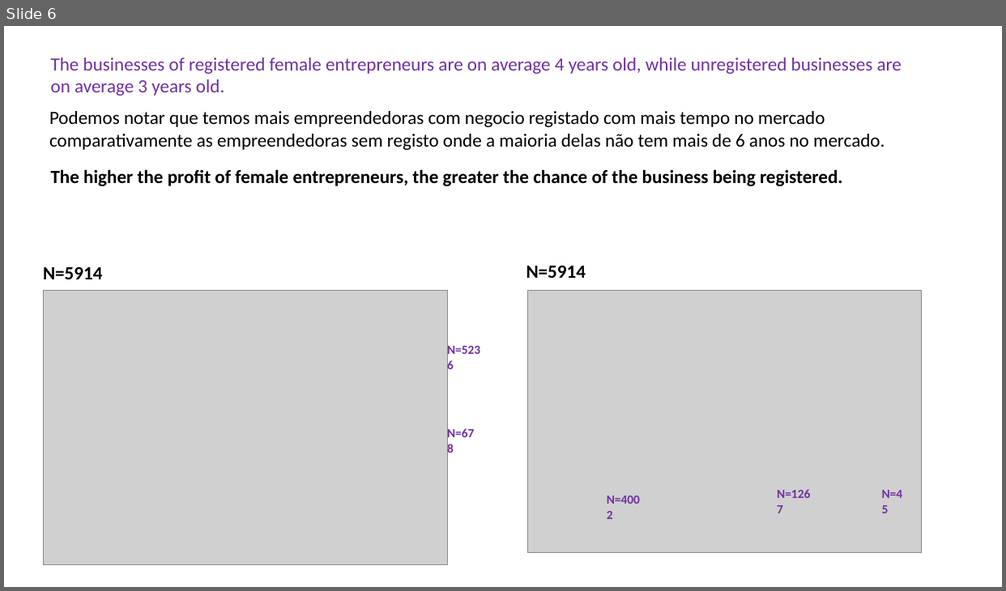
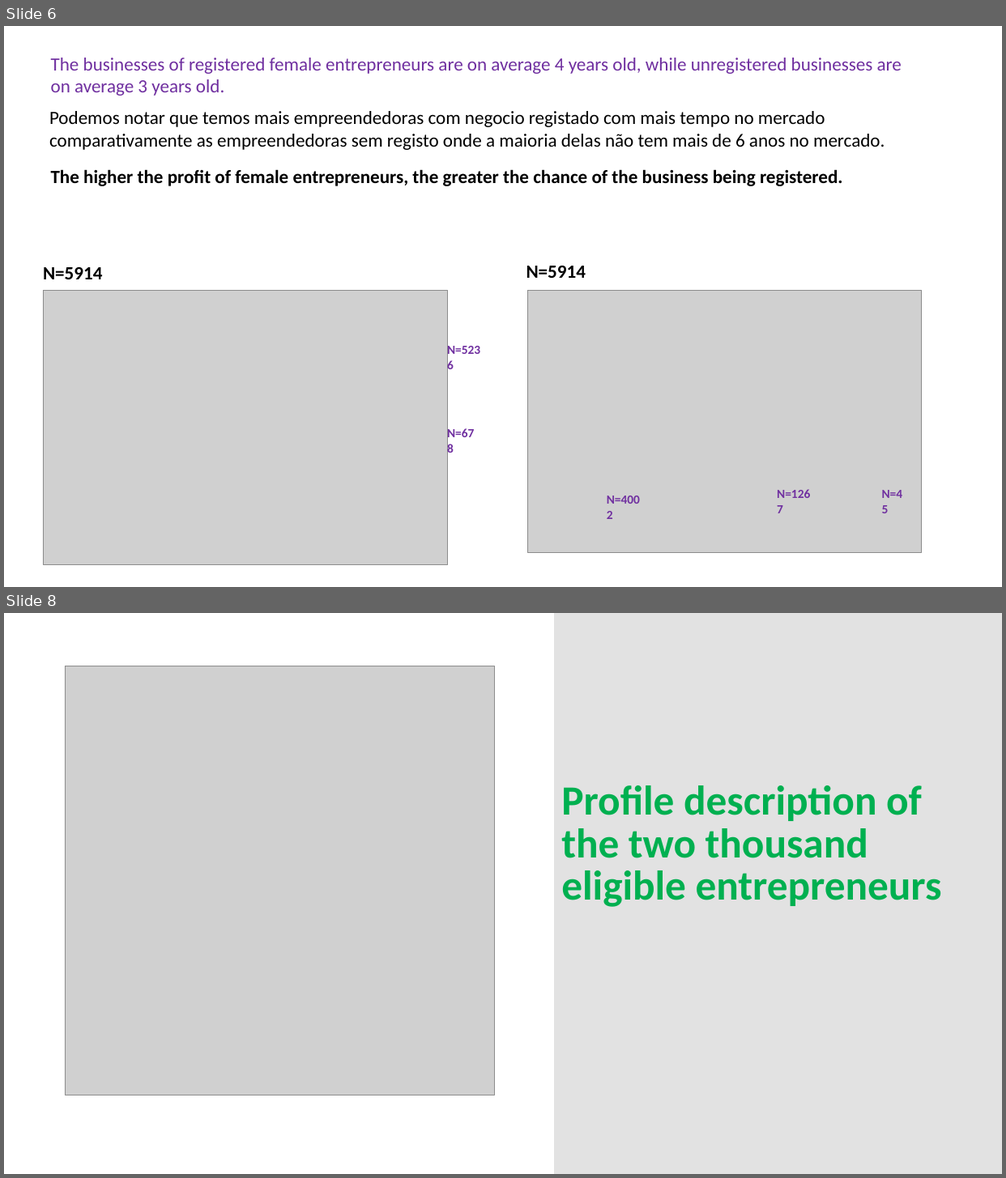
Before and after one commit to nhanombedercio/Realiza, a slide deck: Report_REALIZA_Entrepreneurs profile from Mobilization.pptx. Shown one above the other, each under a label of ours: slide 6 before the commit, slides 6 and 8 after it; the slides between them are not shown. The pictures are 1006x591 and 1006x1178 pixels, drawn with LibreOffice and Linux fonts; fonts in the diff are those of the drawing; grey boxes stand for pictures. Boxes give left, top, right and bottom in pixels: in the first picture for what was removed or moved away, otherwise in the second. Text is boxed around its words. In the diff, an @@ line names an element or a change of style, - is before the commit and + after.

```diff
--- a/Report_REALIZA_Entrepreneurs profile from Mobilization.pptx
+++ b/Report_REALIZA_Entrepreneurs profile from Mobilization.pptx
@@ slide 8 added at box(4, 613, 1002, 1174), background #FFFFFF @@
@@ rectangle added at box(554, 613, 1002, 1174), fill #D9D9D9 at 75% opacity @@
@@ picture added at box(65, 666, 494, 1096) @@
@@ text added at box(561, 786, 942, 907), 40 pt, text #00B050, bold @@
+Profile description of the two thousand eligible entrepreneurs
```
Also in this commit, not shown: 3 other slides added, 1 slide removed, 5 other files.
